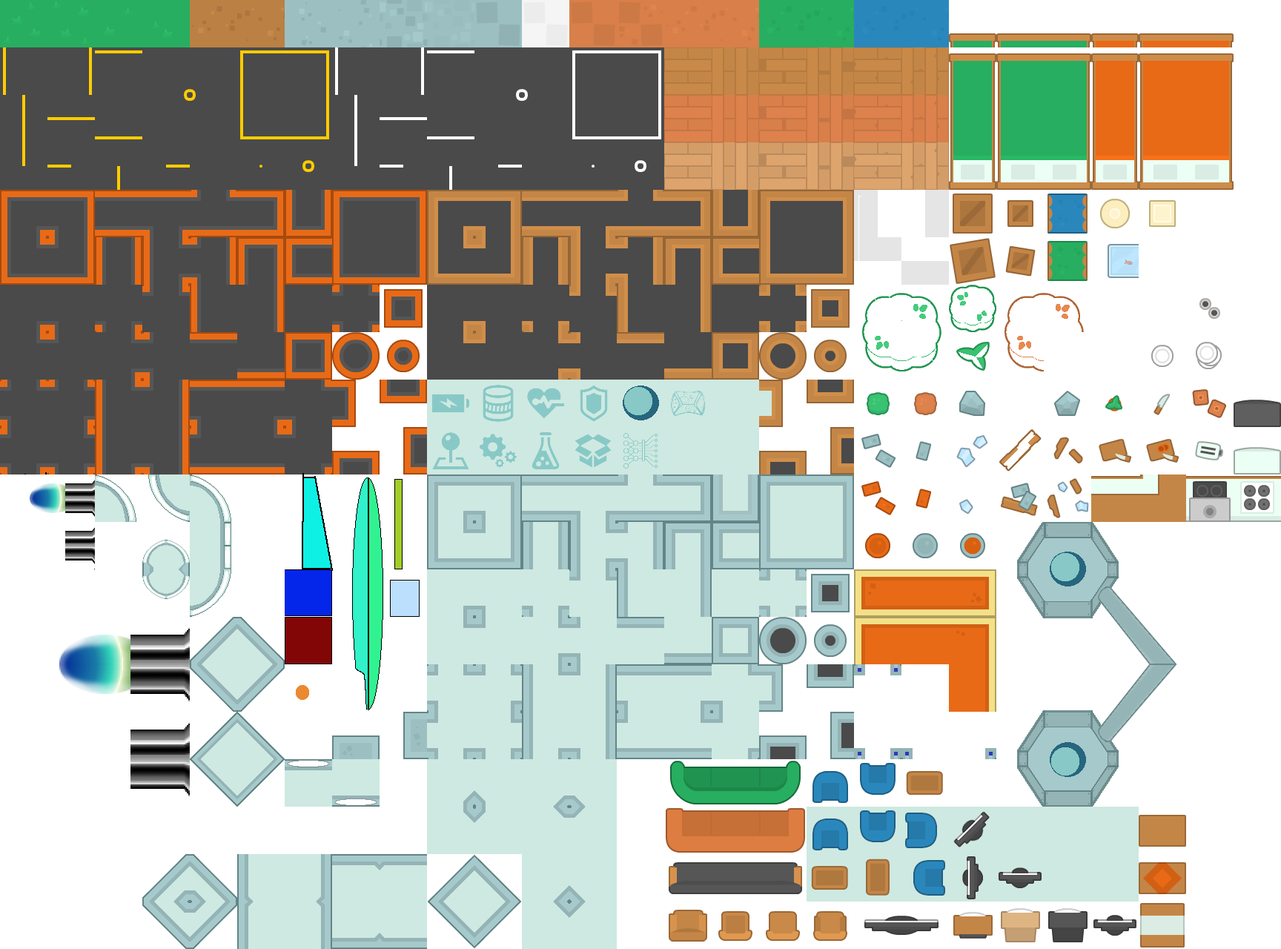
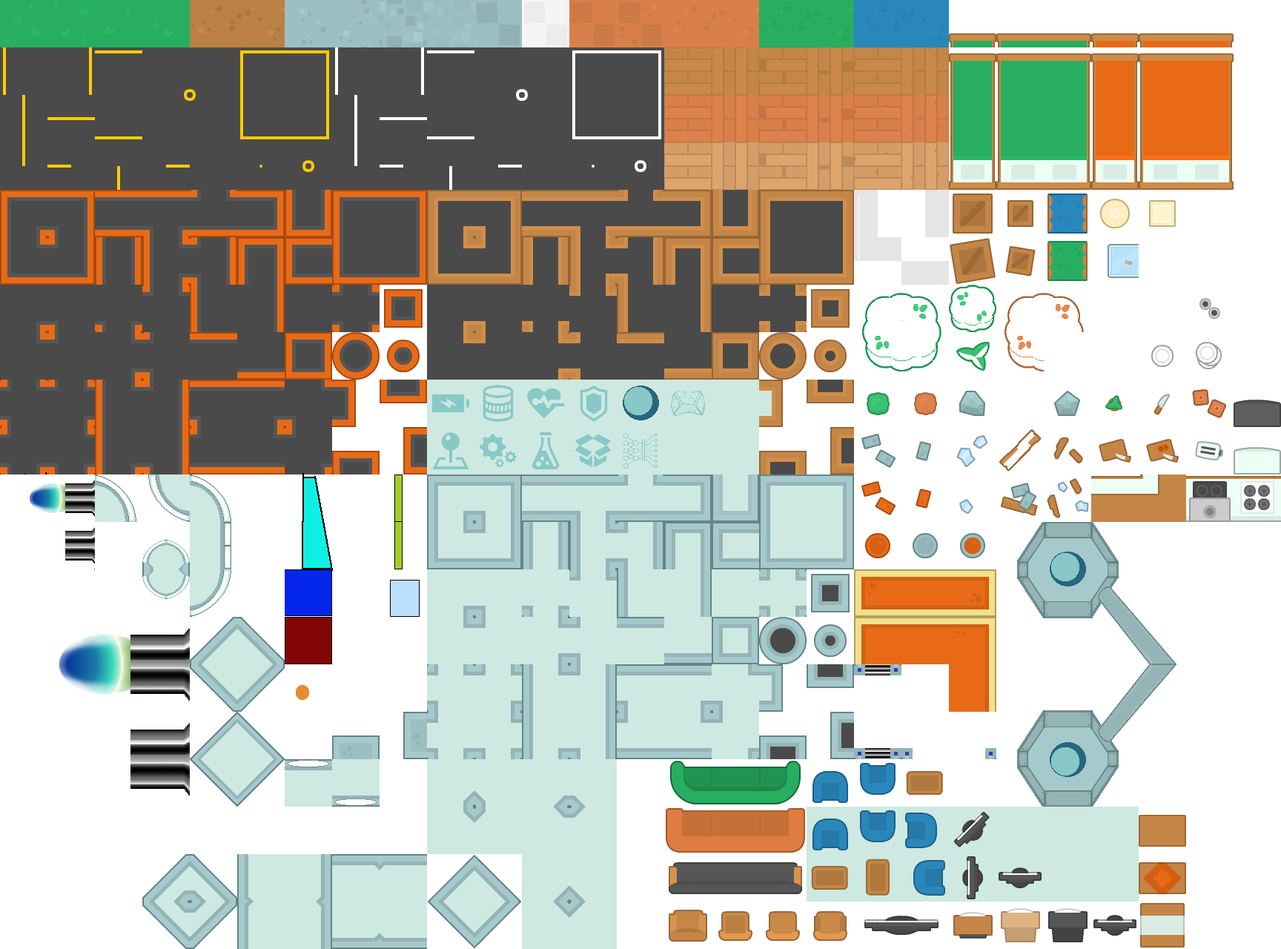
Revision of a layered w=1281, h=949 image; what changed, layer by layer:
painted on "tilesheet_complete.png" over left=352, top=474, right=891, bottom=760
